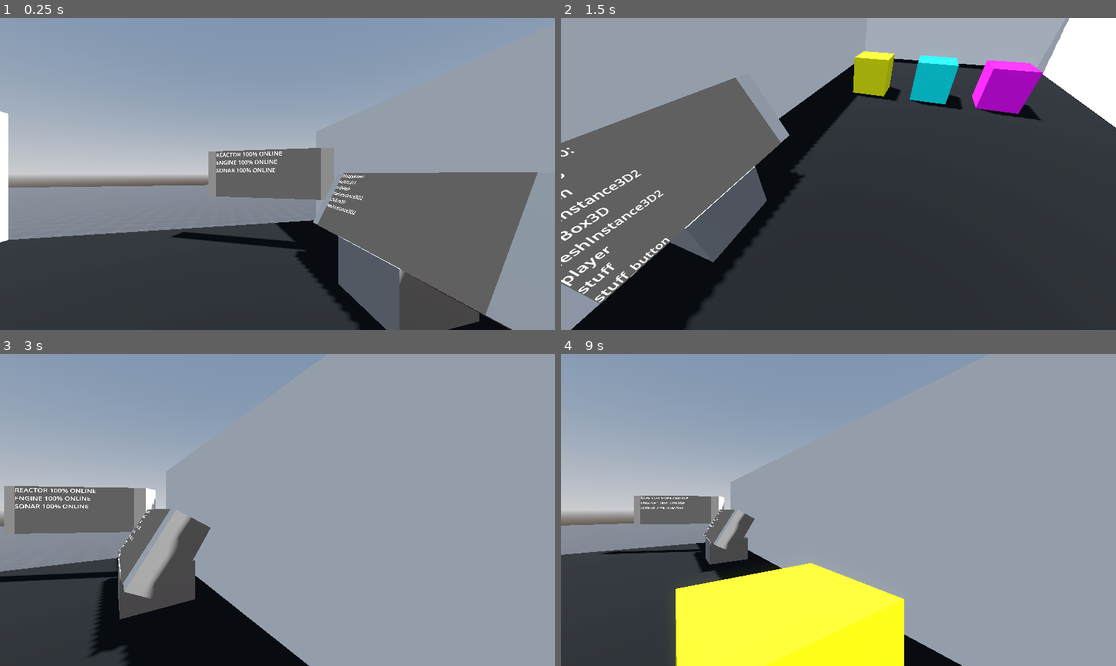
Above: before the commit, frames 1-4 (two rows, left to right).
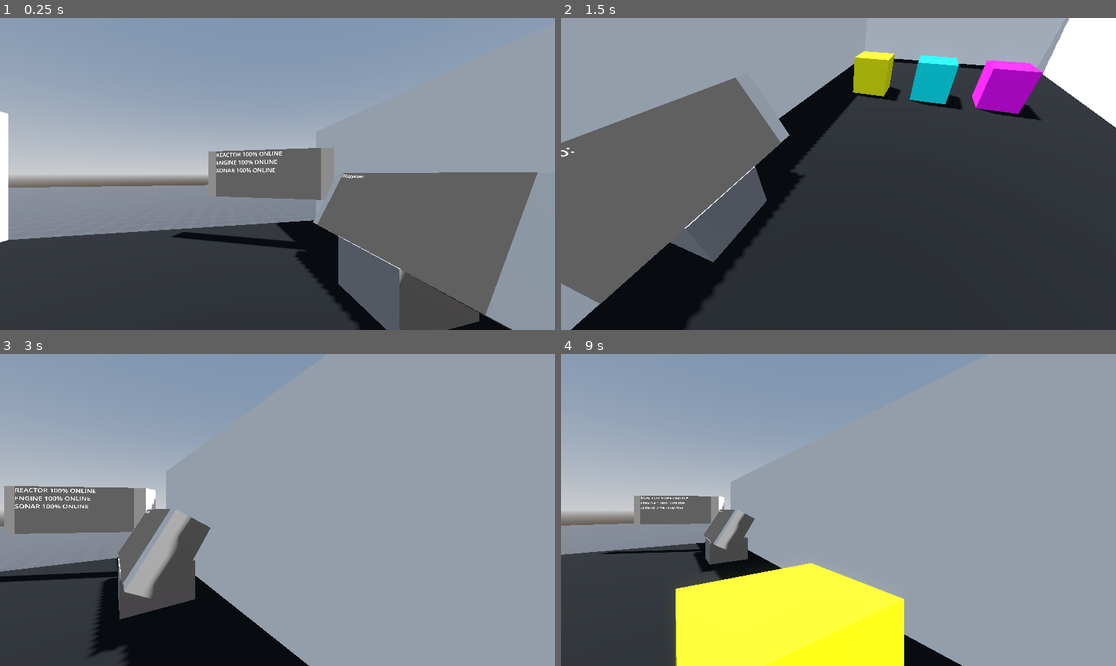
Above: after the commit, the same moments.

Repository: BlackLita/HOMESPACE
Game: Godot game, scene res://scenes/worlds/test_world.tscn
Same seed, same stepped clock (60 frames per second), same inputs: the game is played once before the commit and once after it.
Inputs (mouse positions are in pixels of both pictures, inside the frame that each line leads up to):
- Up to frame 1 (0.25 s): no input
- Up to frame 2 (1.5 s): tap Enter at 0.5 s; move the mouse to (810, 236) at 0.52 s; hold E (interact) 0.53-1.28 s; hold W (forward) from 0.53 s (still down); tap Space (jump) at 0.77 s; move the mouse to (1005, 220) at 1.27 s; tap E (interact) at 1.35 s
- Up to frame 3 (3 s): tap Space (jump) at 1.52 s; move the mouse to (111, 463) at 2.02 s; release W (forward) at 2.03 s; hold E (interact) 2.03-2.78 s; hold A (left) from 2.03 s (still down); move the mouse to (305, 510) at 2.77 s; tap E (interact) at 2.85 s
- Up to frame 4 (9 s): tap Space (jump) at 3.02, 3.77, 4.52, 6.02, 6.5, 6.77, 7.52 s; move the mouse to (755, 432) at 3.52 s; release A (left) at 3.53 s; hold S (back) 3.53-4.28 s; hold E (interact) 3.53-4.28 s; move the mouse to (960, 494) at 4.27 s; hold D (right) 4.28-5.03 s; tap E (interact) every 1.5 s from 4.35 to 8.85 s; move the mouse to (727, 525) at 5.02 s; hold W (forward) 5.03-5.78 s; hold E (interact) 5.03-5.78 s; move the mouse to (894, 441) at 5.77 s; hold D (right) 5.78-8.03 s; move the mouse to (810, 572) at 6.52 s; hold E (interact) 6.53-7.28 s; move the mouse to (1005, 556) at 7.27 s; move the mouse to (672, 463) at 8.02 s; hold S (back) 8.03-8.78 s; hold E (interact) 8.03-8.78 s; move the mouse to (866, 510) at 8.77 s; hold A (left) from 8.78 s (still down)

The runs differ from the first frame. In frame 1, 0.1% of the frame differs, in the area x 58-66%, y 52-64%; in frame 2, 1.1%, in the area x 0-20%, y 48-92%; in frame 3, less than 0.1%; in frame 4, less than 0.1%.

Commit message:
add change

Diff:
--- a/scripts/ship/system/engine.gd
+++ b/scripts/ship/system/engine.gd
@@ -1,2 +1,11 @@
 extends ShipSystem
 class_name EngineSystem
+
+@onready var systems: Dictionary[String, ShipSystem] = {
+	"reactor": $"../Reactor"
+}
+
+func can_thrust() -> bool:
+	var reactor = systems["reactor"]
+
+	return !reactor.is_broken() and !is_broken()
--- a/scripts/ship/system/reactor.gd
+++ b/scripts/ship/system/reactor.gd
@@ -1,4 +1,2 @@
 extends ShipSystem
 class_name ReactorSystem
-
-@export var power_output = 100.0
--- a/scripts/sonar.gd
+++ b/scripts/sonar.gd
@@ -8,8 +8,10 @@
 var speed: float = 5.0
 var sphere = SphereShape3D.new()
 var is_broken: bool = false
-@onready var sonar_system: ShipSystem = $"../../Systems/SonarSystem"
-@onready var reactor_system: ShipSystem = $"../../Systems/Reactor"
+
+@onready var systems: Dictionary[String, ShipSystem] = {
+	"sonar": $"../../Systems/SonarSystem",
+}
 
 @onready var control: Control = $detected_objects/SubViewport/Control/VBoxContainer
 
@@ -35,17 +37,17 @@
 		ping()
 
 func ping():
+	var sonar_system = systems["sonar"]
+	var space = get_world_3d().direct_space_state
+	var query = PhysicsShapeQueryParameters3D.new()
+	var result = space.intersect_shape(query)
+
 	if !sonar_system.can_operate():
 		return
-
-	var space = get_world_3d().direct_space_state
-	var query = PhysicsShapeQueryParameters3D.new()
 
 	query.shape = sphere
 	query.transform = global_transform
 	sphere.radius = radius
-
-	var result = space.intersect_shape(query)
 
 	for hit in result:
 		var obj = hit.collider
